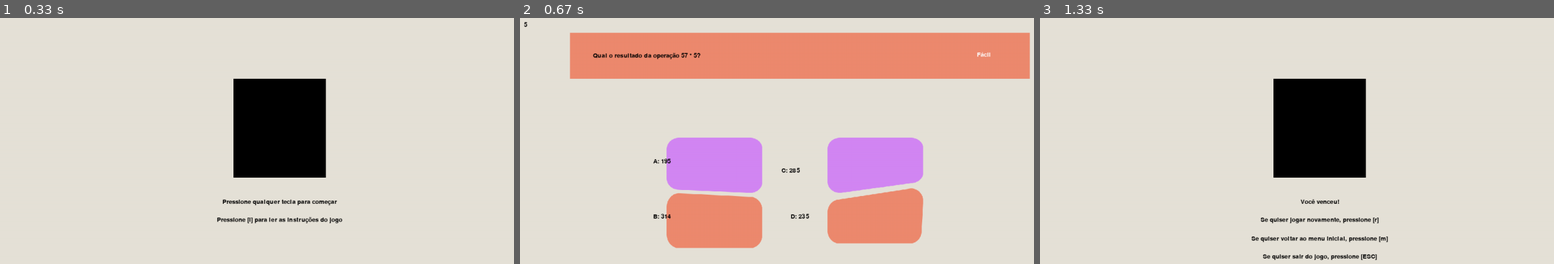
Above: before the commit, frames 1-3 (left to right).
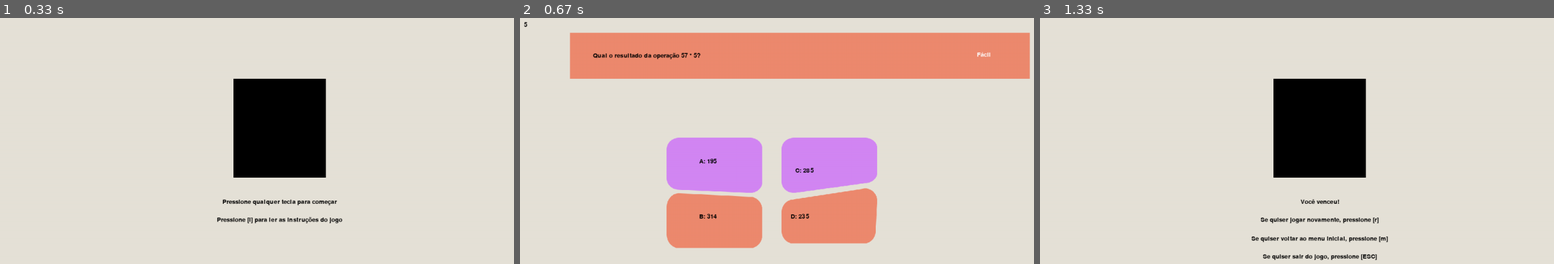
Above: after the commit, the same moments.

Repository: insper-classroom/devlife-23-1-projeto-pygame-jonas-pelegrina-gabriel-mendes
Game: pygame game, started from jogo.py
The game is run twice, just before and just after one commit, with the same random seed, the same clock (stepped at 60 frames per second) and the same inputs.
Inputs:
- Up to frame 1 (0.33 s): no input
- Up to frame 2 (0.67 s): tap Enter at 0.33 s
- Up to frame 3 (1.33 s): tap A at 0.67 s

Frame 1 is identical in both runs. In frame 2, 7.9% of the frame differs, in the area x 25-79%, y 48-92%; in frame 3, nothing differs.

Commit message:
Arrumando página principal do jogo

Diff:
--- a/jogo.py
+++ b/jogo.py
@@ -74,9 +74,9 @@
         elif inicio_jogo:
             # Criando retangulo
             window.blit(retangulo_a,(350, 300))
-            window.blit(retangulo_b,(700, 300))
+            window.blit(retangulo_b,(600, 300))
             window.blit(retangulo_c,(350, 420))
-            window.blit(retangulo_d,(700, 410))
+            window.blit(retangulo_d,(600, 410))
             # Pergunta do jogo
             draw.rect(window, LARANJA, (WIDTH/2 - 500, HEIGHT/10, 1000, 100))
             titulo = fonte_jogo.render(questao_sorteada_Fácil['titulo'], True, PRETO)
@@ -91,9 +91,9 @@
             #DESENHA O TITULO
             window.blit (titulo, (WIDTH/2 - 450, HEIGHT/10 - titulo.get_height()/2 + 50))
             #DESENHA OS TEXTO DOS RETANGULOS
-            window.blit (opcao_a, (WIDTH/2 - opcao_a.get_width()/2 - 300, HEIGHT/10 - opcao_a.get_height()/2 + 280))
-            window.blit (opcao_b, (WIDTH/2 - opcao_b.get_width()/2 - 300, HEIGHT/10 - opcao_b.get_height()/2 + 400))
-            window.blit (opcao_c, (WIDTH/2 - opcao_c.get_width(), HEIGHT/10 - opcao_c.get_height()/2 + 300))
+            window.blit (opcao_a, (WIDTH/2 - opcao_a.get_width()/2 - 200, HEIGHT/10 - opcao_a.get_height()/2 + 280))
+            window.blit (opcao_b, (WIDTH/2 - opcao_b.get_width()/2 - 200, HEIGHT/10 - opcao_b.get_height()/2 + 400))
+            window.blit (opcao_c, (WIDTH/2 - opcao_c.get_width()/4, HEIGHT/10 - opcao_c.get_height()/2 + 300))
             window.blit (opcao_d, (WIDTH/2 - opcao_d.get_width()/2, HEIGHT/10 - opcao_d.get_height()/2 + 400))
 
 
